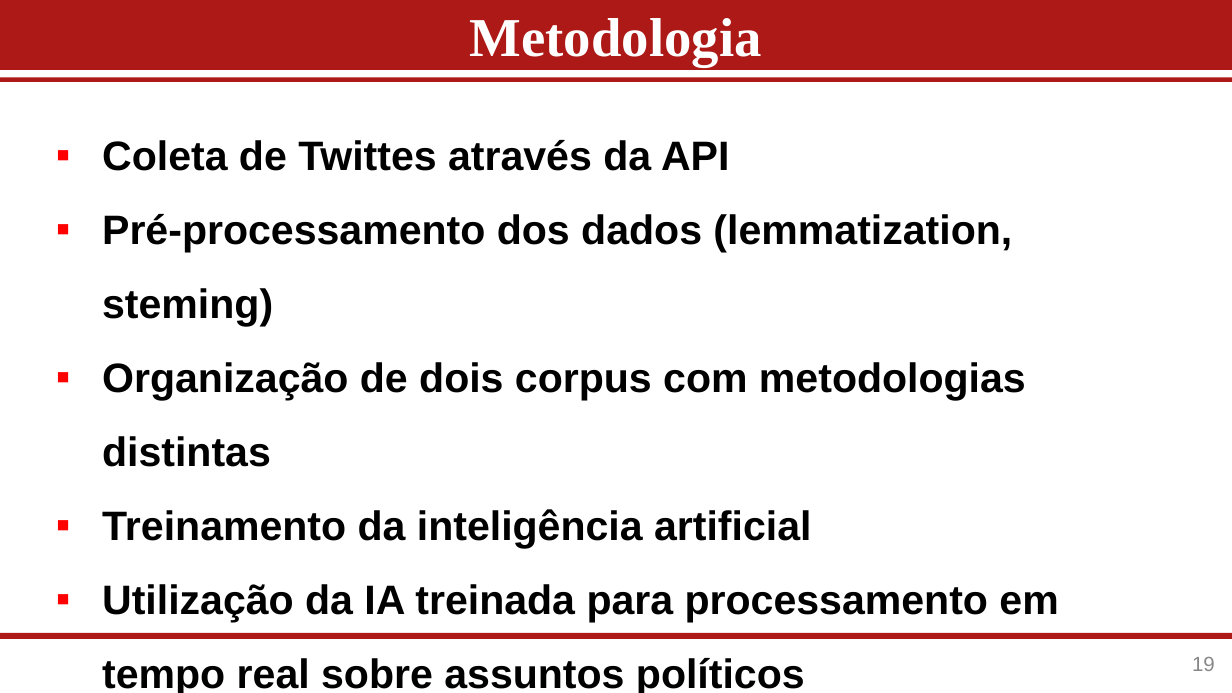
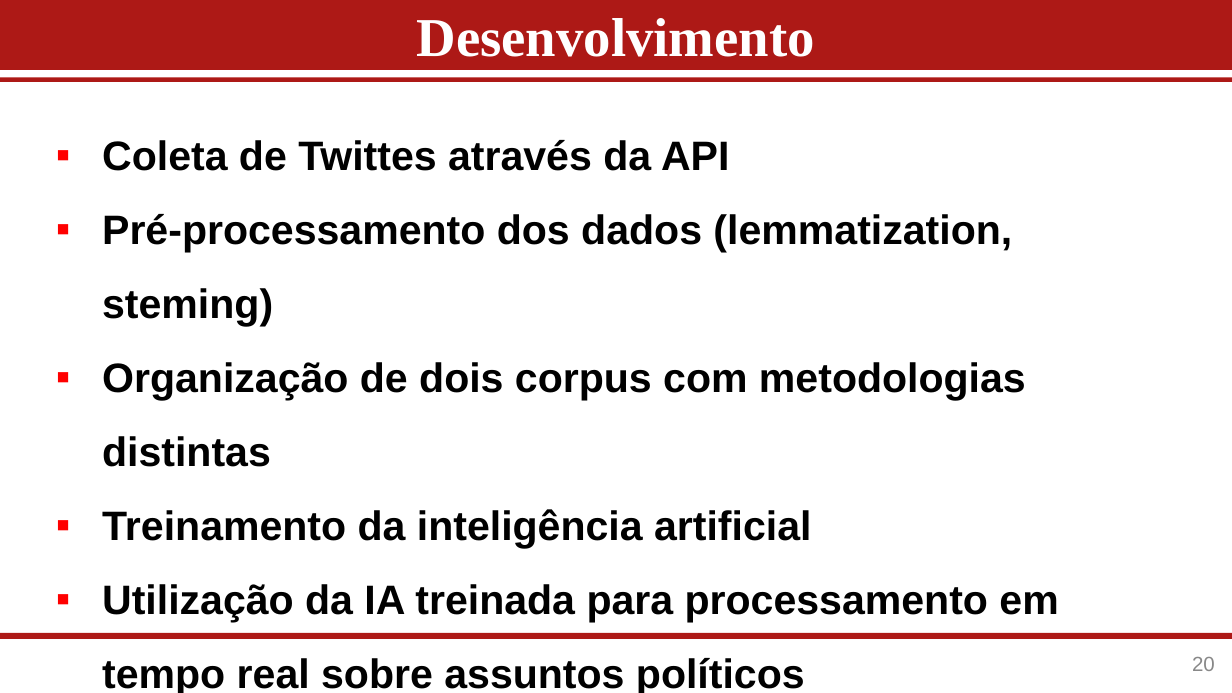
Before and after one commit to Bruno-G-arcia/OnurbPotions, a slide deck: slide 20 of Apresentacao_TGI_ADS_2022-1-Bruno.pptx (slide 19 before the commit). Drawn at 1232x693 pixels with LibreOffice and Linux fonts; fonts in the diff are those of the drawing; background and template pictures are left out. Boxes give left, top, right and bottom in pixels: in the first picture for what was removed or moved away, otherwise in the second. Text is boxed around its words. In the diff, an @@ line names an element or a change of style, - is before the commit and + after.

```diff
--- a/Apresentacao_TGI_ADS_2022-1-Bruno.pptx
+++ b/Apresentacao_TGI_ADS_2022-1-Bruno.pptx
@@ title at [417, 18, 815, 57]: text changed @@
-Metodologia
+Desenvolvimento
@@ page number at [1192, 657, 1215, 671]: text changed @@
-19
+20
```
Also in this commit, not shown: 1 other slide changed, 2 slides added, 1 other file.
